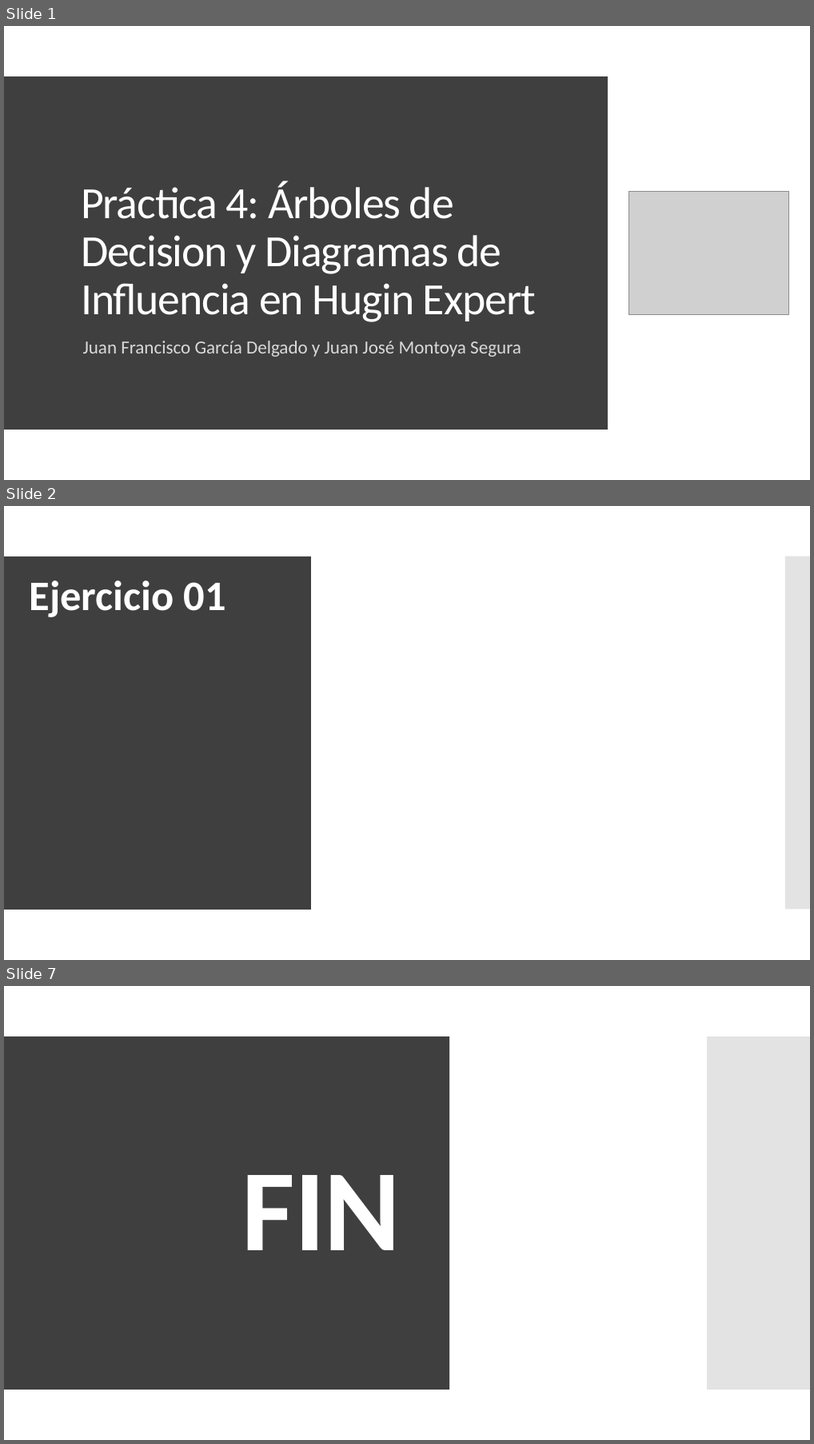
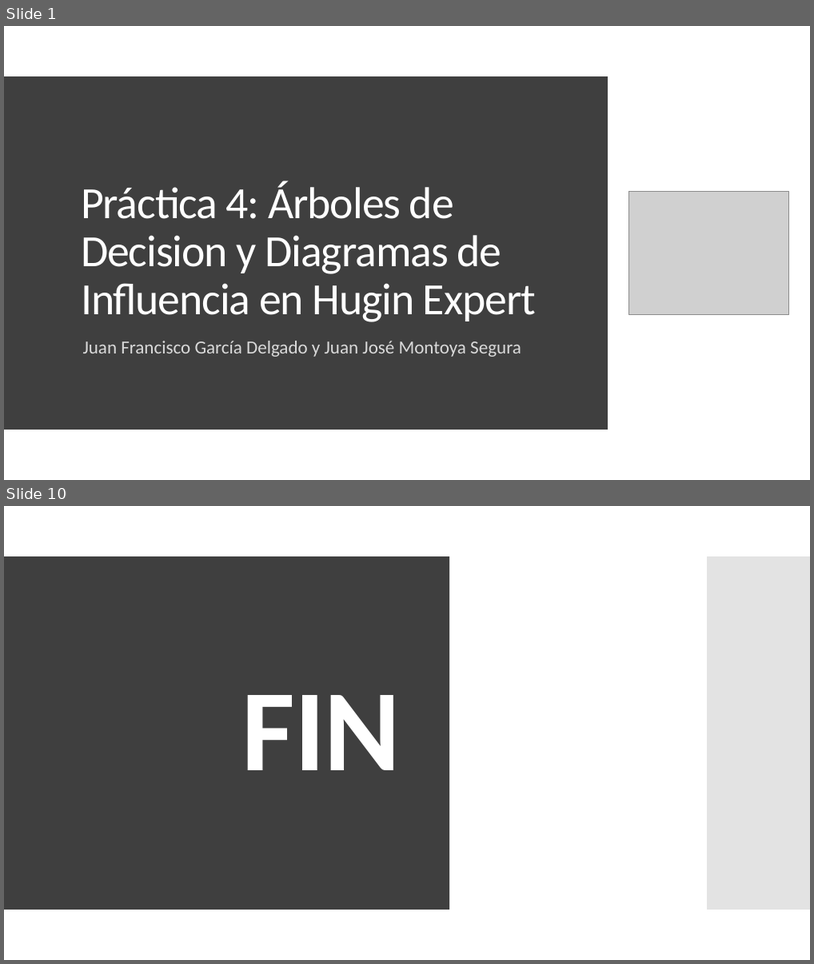
Before and after one commit to Juanfragar/Fiabilidad-y-gestion-de-riesgos, a slide deck: Practica 04/PRESENTACION.pptx. Shown one above the other, each under a label of ours: slides 1, 2 and 7 before the commit, slides 1 and 10 after it; the slides between them are not shown. The pictures are 814x1444 and 814x964 pixels, drawn with LibreOffice and Linux fonts; fonts in the diff are those of the drawing; grey boxes stand for pictures. Boxes give left, top, right and bottom in pixels: in the first picture for what was removed or moved away, otherwise in the second. Text is boxed around its words. In the diff, an @@ line names an element or a change of style, - is before the commit and + after.

```diff
--- a/Practica 04/PRESENTACION.pptx
+++ b/Practica 04/PRESENTACION.pptx
@@ slide 2 removed at (4,506,810,960), background #FFFFFF; not listed: 2 template elements that a slide beside it also shows @@
@@ rectangle removed at (4,506,810,960) @@
@@ rectangle removed at (4,556,609,909) @@
@@ rectangle removed at (4,556,311,909) @@
@@ rectangle removed at (618,556,810,909) @@
@@ rectangle removed at (786,556,810,909) @@
@@ text removed at (29,580,226,617) @@
-Ejercicio 01
@@ what was slide 7 is now slide 10 @@
```
Also in this commit, not shown: 4 slides changed, 4 slides added, 4 other files.
